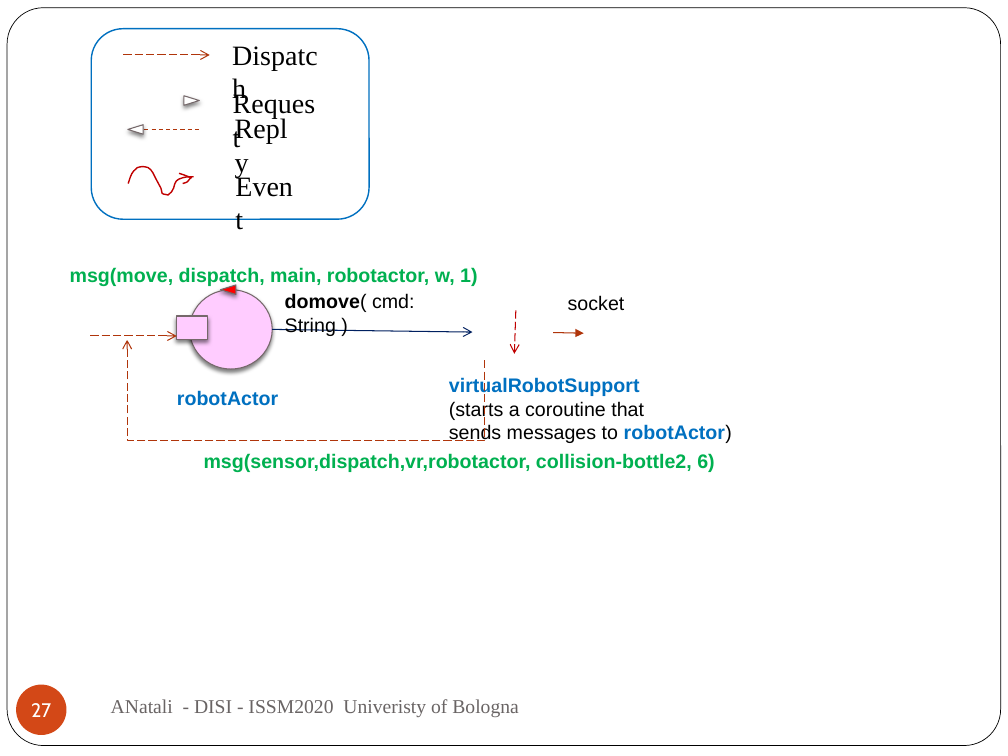
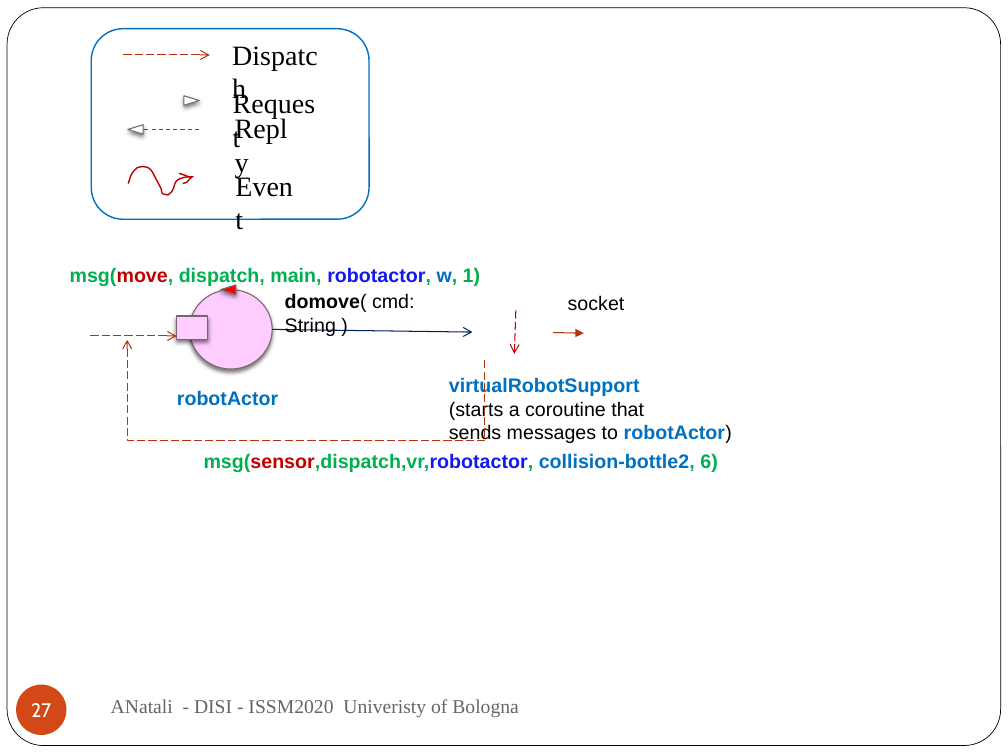
Before and after one commit to anatali/iss2020LabBo, a slide deck: slide 27 of it.unibo.issLabStart/userDocs/ISSM2020.pptx. Drawn at 1008x756 pixels with LibreOffice and Linux fonts; fonts in the diff are those of the drawing; background and template pictures are left out. Boxes give left, top, right and bottom in pixels: in the first picture for what was removed or moved away, otherwise in the second. Text is boxed around its words. In the diff, an @@ line names an element or a change of style, - is before the commit and + after.

Commit message:
kotlin intro dispatchers and sequences

```diff
--- a/it.unibo.issLabStart/userDocs/ISSM2020.pptx
+++ b/it.unibo.issLabStart/userDocs/ISSM2020.pptx
@@ text "msg(move, dispatch, main, robotactor, w, ..." at <box>70,267,480,286</box>: text colour #00B050 to #C00000 in "msg(move,"; text colour #00B050 to #1318ED in "robotactor,"; text colour #00B050 to #0070C0 in "w," @@
@@ text "msg(sensor,dispatch,vr,robotactor, collision-bottle2, 6)" at <box>204,453,717,472</box>: text colour #00B050 to #C00000, text colour #00B050 to #1318ED in "msg(sensor,dispatch,vr,robotactor,"; text colour #00B050 to #0070C0 in "collision-bottle2," @@
```
Also in this commit, not shown: 13 other files.
